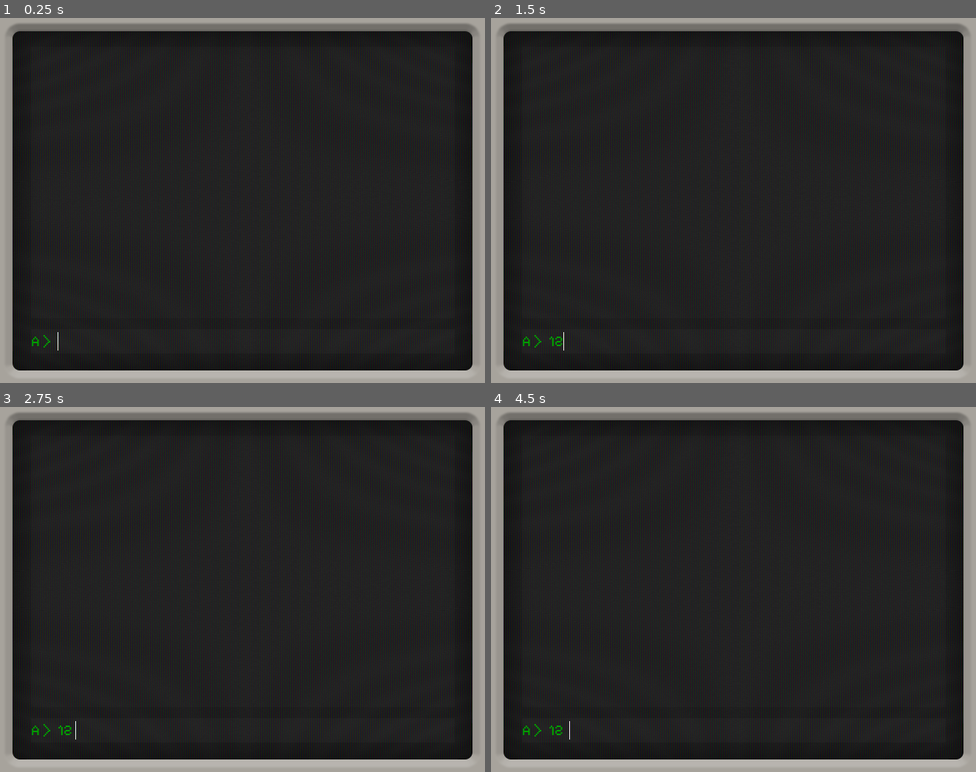
Above: before the commit, frames 1-4 (two rows, left to right).
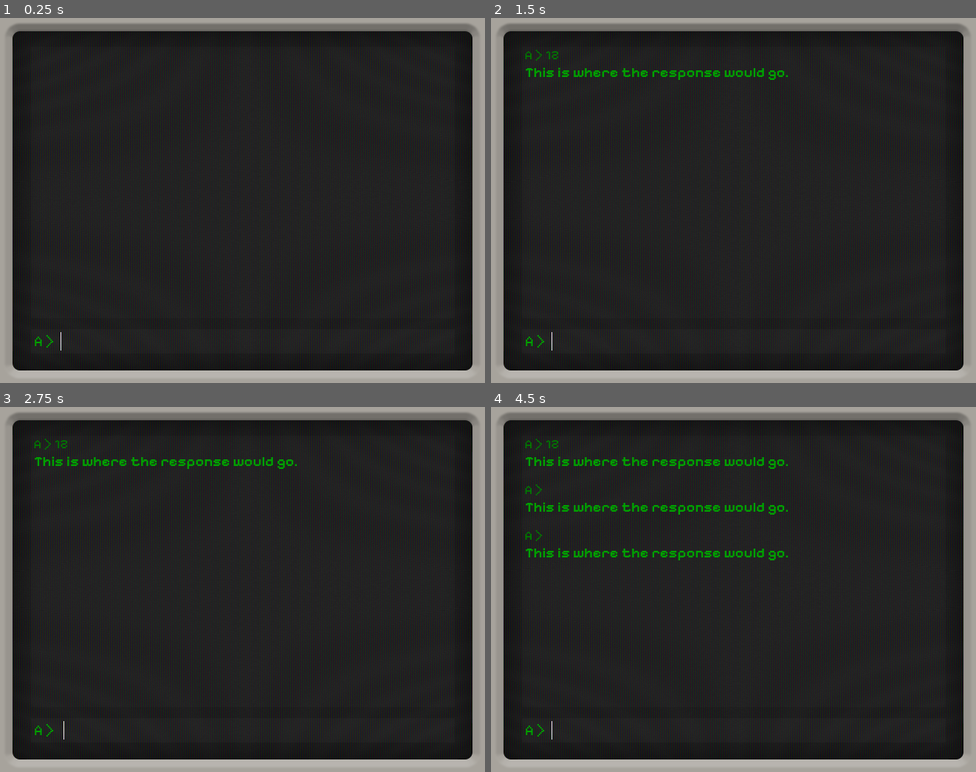
Above: after the commit, the same moments.

Repository: the-archbishop/temporal_ties
Game: Godot game, scene res://Assets/Scenes/main.tscn
Two runs of this game, one before a commit and one after it. Both use one fixed random seed, a clock stepped at 60 frames per second and the inputs below.
Inputs (mouse positions are in pixels of both pictures, inside the frame that each line leads up to):
- Up to frame 1 (0.25 s): no input
- Up to frame 2 (1.5 s): click (748, 342) at 0.52 s; type "12" at 0.6 s; tap Enter at 1.25 s
- Up to frame 3 (2.75 s): tap Space at 2 s
- Up to frame 4 (4.5 s): tap Enter at 2.75, 4.25 s; tap Space at 3.5 s

The runs differ from the first frame. In frame 1, less than 0.1% of the frame differs, in the area x 6-13%, y 86-92%; in frame 2, 0.8%; in frame 3, 0.8%; in frame 4, 2.2%, in the area x 6-62%, y 8-92%.

Commit message:
user input recorded to screen, scroll bar

Diff:
--- /dev/null
+++ b/Assets/Scenes/input_response.tscn
@@ -0,0 +1,23 @@
+[gd_scene load_steps=4 format=3 uid="uid://q8sefeuh16wu"]
+
+[ext_resource type="Script" path="res://Assets/Scripts/InputResponse.gd" id="1_5ekvu"]
+[ext_resource type="FontFile" uid="uid://dbwsdonxlisbk" path="res://Assets/Fonts/PixelifySans-Regular.ttf" id="1_kesu4"]
+[ext_resource type="FontFile" uid="uid://fas7ka04qham" path="res://Assets/Fonts/PixelifySans-SemiBold.ttf" id="2_j5awx"]
+
+[node name="InputResponse" type="VBoxContainer"]
+theme_override_constants/separation = -1
+script = ExtResource("1_5ekvu")
+
+[node name="InputHistory" type="Label" parent="."]
+layout_mode = 2
+theme_override_colors/font_color = Color(0, 0.486275, 0, 1)
+theme_override_fonts/font = ExtResource("1_kesu4")
+theme_override_font_sizes/font_size = 18
+text = " A > This is what the user typed"
+
+[node name="Response" type="Label" parent="."]
+layout_mode = 2
+theme_override_colors/font_color = Color(0, 0.631373, 0, 1)
+theme_override_fonts/font = ExtResource("2_j5awx")
+theme_override_font_sizes/font_size = 20
+text = " This is what the game will give back"
--- a/Assets/Scenes/main.tscn
+++ b/Assets/Scenes/main.tscn
@@ -1,6 +1,7 @@
-[gd_scene load_steps=10 format=3 uid="uid://bxwkpceh8nvg2"]
+[gd_scene load_steps=11 format=3 uid="uid://bxwkpceh8nvg2"]
 
 [ext_resource type="Texture2D" uid="uid://1hupi6582gta" path="res://Assets/Art/Images/retroScreen2.png" id="1_fxjla"]
+[ext_resource type="Script" path="res://Assets/Scripts/Main.gd" id="1_wl1m6"]
 [ext_resource type="Shader" path="res://Assets/Shaders/crt_shader.gdshader" id="2_1g85b"]
 [ext_resource type="FontFile" uid="uid://dbwsdonxlisbk" path="res://Assets/Fonts/PixelifySans-Regular.ttf" id="3_bjp0o"]
 [ext_resource type="Script" path="res://Assets/Scripts/Input.gd" id="3_pnkl6"]
@@ -26,6 +27,7 @@
 [node name="Main" type="Control"]
 layout_mode = 3
 anchors_preset = 0
+script = ExtResource("1_wl1m6")
 
 [node name="ComputerMonitor" type="Sprite2D" parent="."]
 z_index = 1000
@@ -63,6 +65,14 @@
 size_flags_vertical = 3
 theme_override_styles/panel = SubResource("StyleBoxFlat_vkbrn")
 
+[node name="ScrollContainer" type="ScrollContainer" parent="ComputerScreen/GameContainer/MarginContainer/Rows/GameInformation"]
+layout_mode = 2
+horizontal_scroll_mode = 0
+
+[node name="HistoryRows" type="VBoxContainer" parent="ComputerScreen/GameContainer/MarginContainer/Rows/GameInformation/ScrollContainer"]
+layout_mode = 2
+theme_override_constants/separation = 15
+
 [node name="InputArea" type="PanelContainer" parent="ComputerScreen/GameContainer/MarginContainer/Rows"]
 custom_minimum_size = Vector2(0, 30)
 layout_mode = 2
@@ -76,7 +86,7 @@
 theme_override_colors/font_color = Color(0, 0.631373, 0, 1)
 theme_override_fonts/font = ExtResource("3_bjp0o")
 theme_override_font_sizes/font_size = 20
-text = "A > "
+text = " A > "
 
 [node name="Input" type="LineEdit" parent="ComputerScreen/GameContainer/MarginContainer/Rows/InputArea/HBoxContainer"]
 layout_mode = 2
@@ -88,3 +98,6 @@
 theme_override_styles/focus = SubResource("StyleBoxEmpty_u5qt7")
 max_length = 48
 script = ExtResource("3_pnkl6")
+
+[connection signal="text_submitted" from="ComputerScreen/GameContainer/MarginContainer/Rows/InputArea/HBoxContainer/Input" to="." method="_on_input_text_submitted"]
+[connection signal="text_submitted" from="ComputerScreen/GameContainer/MarginContainer/Rows/InputArea/HBoxContainer/Input" to="ComputerScreen/GameContainer/MarginContainer/Rows/InputArea/HBoxContainer/Input" method="_on_text_submitted"]
--- a/Assets/Scripts/Input.gd
+++ b/Assets/Scripts/Input.gd
@@ -1,6 +1,9 @@
 extends LineEdit
 
 
-# Called when the node enters the scene tree for the first time.
 func _ready():
 	grab_focus()
+
+
+func _on_text_submitted(user_input):
+	clear()
--- /dev/null
+++ b/Assets/Scripts/InputResponse.gd
@@ -0,0 +1,6 @@
+extends VBoxContainer
+
+
+func set_text(input: String, response: String):
+	$InputHistory.text = " A > " + input
+	$Response.text = " " + response
--- a/Assets/Scripts/Main.gd
+++ b/Assets/Scripts/Main.gd
@@ -1,11 +1,11 @@
 extends Control
 
+const InputResponse = preload("res://Assets/Scenes/input_response.tscn")
 
-# Called when the node enters the scene tree for the first time.
-func _ready():
-	pass # Replace with function body.
+@onready var history_rows = $ComputerScreen/GameContainer/MarginContainer/Rows/GameInformation/ScrollContainer/HistoryRows
 
 
-# Called every frame. 'delta' is the elapsed time since the previous frame.
-func _process(delta):
-	pass
+func _on_input_text_submitted(user_input):
+	var input_response = InputResponse.instantiate()
+	input_response.set_text(user_input, "This is where the response would go.")
+	history_rows.add_child(input_response)
